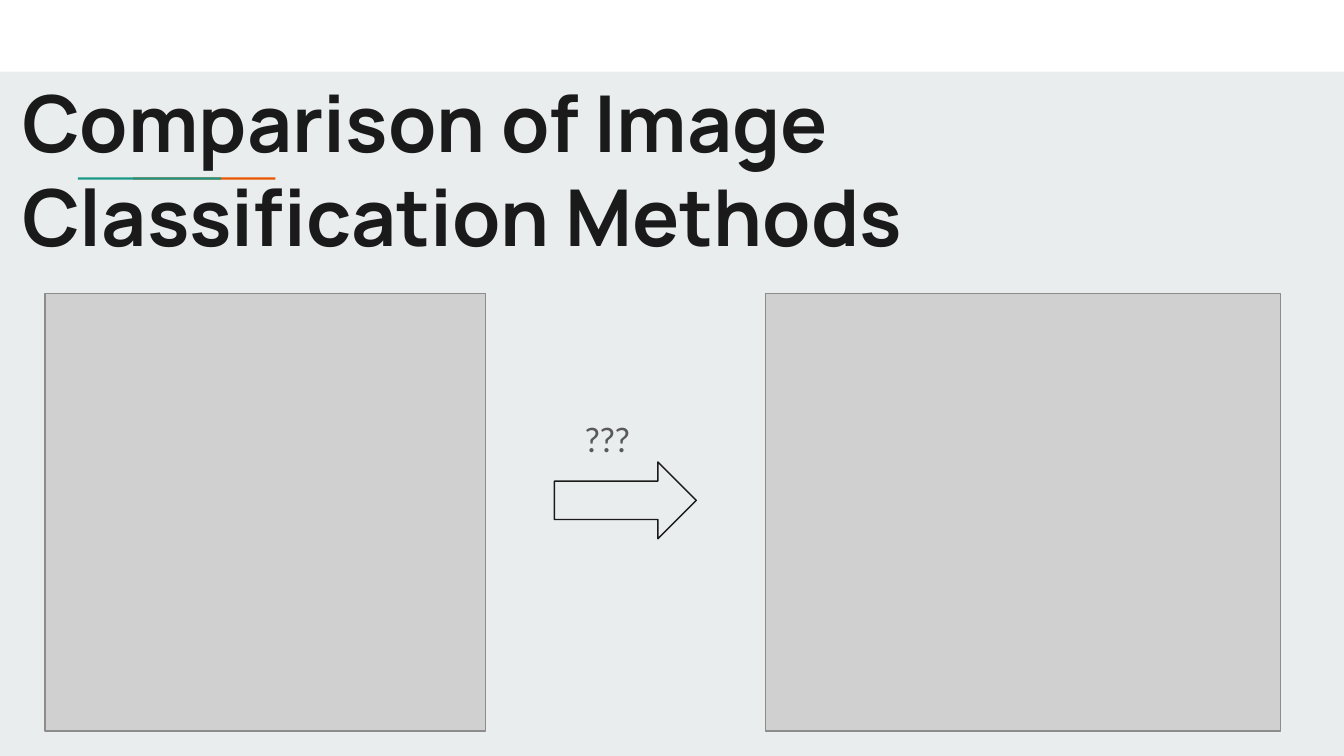
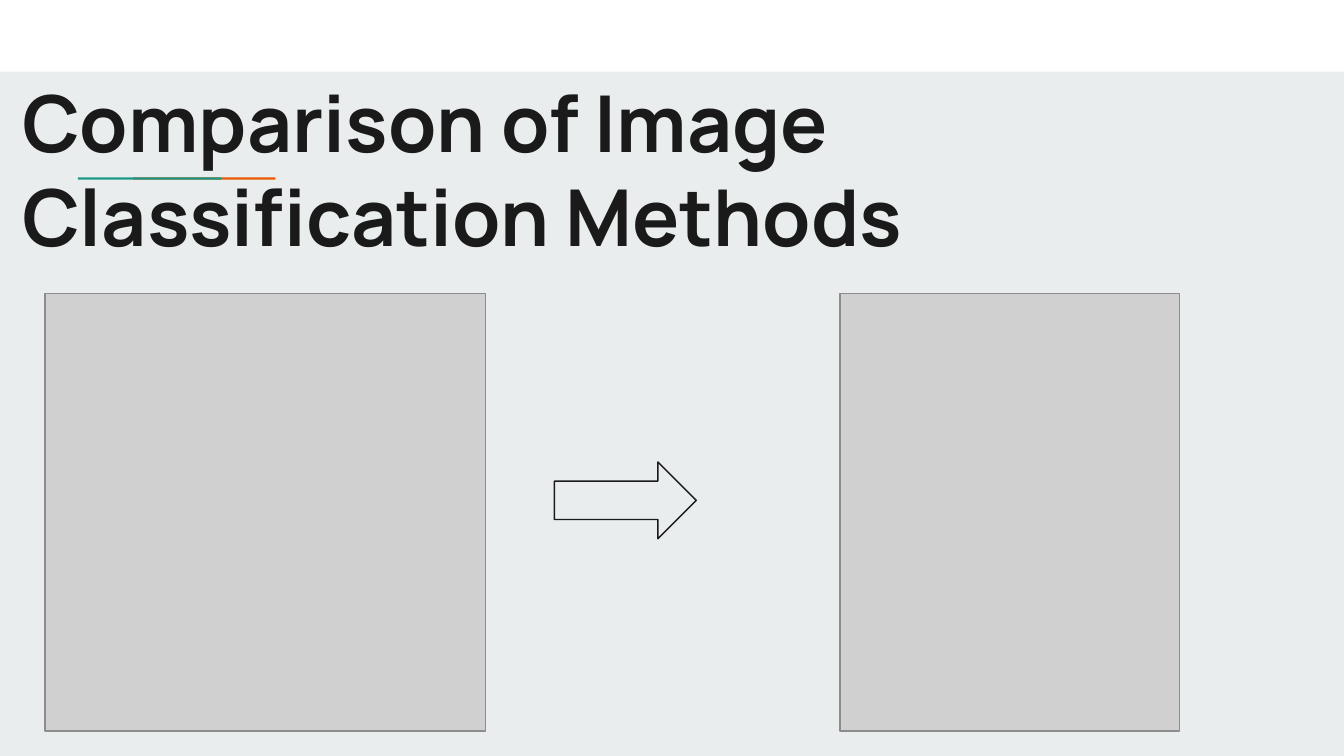
Before and after one commit to nono-zarazua/dog-learning, a slide deck: slide 1 of Practical Week Overview.pptx. Drawn at 1344x756 pixels with LibreOffice and Linux fonts; fonts in the diff are those of the drawing; grey boxes stand for pictures. Boxes give left, top, right and bottom in pixels: in the first picture for what was removed or moved away, otherwise in the second. Text is boxed around its words. In the diff, an @@ line names an element or a change of style, - is before the commit and + after.

```diff
--- a/Practical Week Overview.pptx
+++ b/Practical Week Overview.pptx
@@ picture: place and size @@
-picture at <box>765,294,1279,731</box>
+picture at <box>840,294,1180,731</box>
@@ text removed at <box>571,406,665,473</box> @@
-???
```
Also in this commit, not shown: 2 other slides changed, 1 slide removed.
